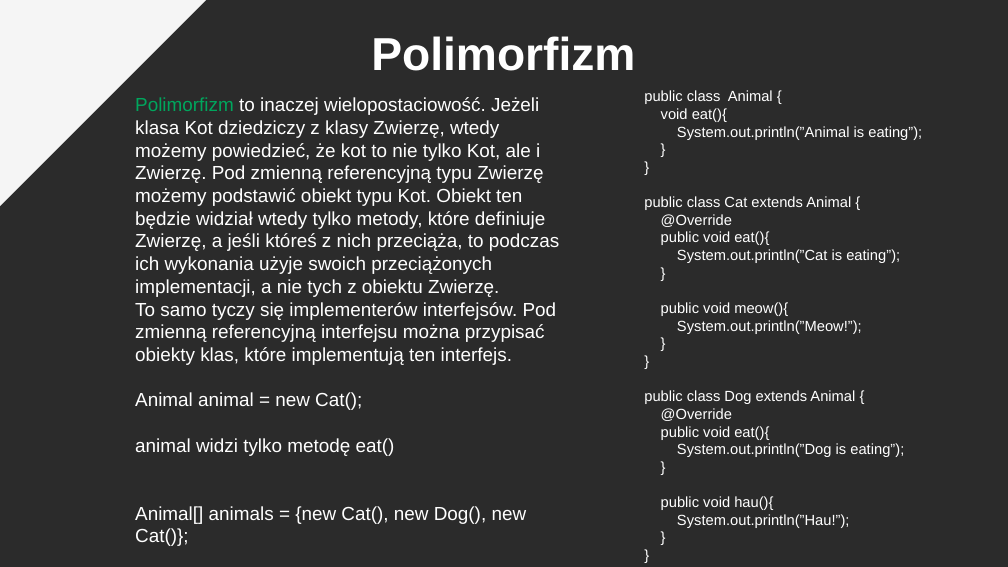
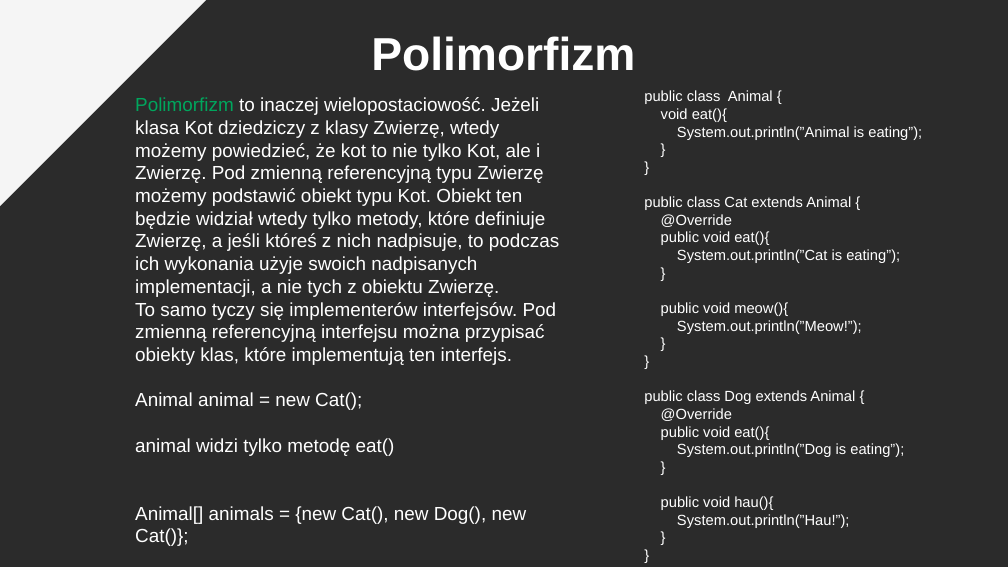
Before and after one commit to pkrajnik/WprowadzenieDoJava4Zajecia, a slide deck: slide 28 of WprowadzenieDoJezykaJAVA_v2_PiotrKrajnik.pptx. Drawn at 1008x567 pixels with LibreOffice and Linux fonts; fonts in the diff are those of the drawing; background and template pictures are left out; a plain dark background stands for a picture behind light text. Boxes give left, top, right and bottom in pixels: in the first picture for what was removed or moved away, otherwise in the second. Text is boxed around its words. In the diff, an @@ line names an element or a change of style, - is before the commit and + after.

Commit message:
Add files via upload
przeciąża -> nadpisuje

```diff
--- a/WprowadzenieDoJezykaJAVA_v2_PiotrKrajnik.pptx
+++ b/WprowadzenieDoJezykaJAVA_v2_PiotrKrajnik.pptx
@@ text at [135, 97, 559, 297]: text changed @@
-Polimorfizm to inaczej wielopostaciowość. Jeżeli klasa Kot dziedziczy z klasy Zwierzę, wtedy możemy powiedzieć, że kot to nie tylko Kot, ale i Zwierzę. Pod zmienną referencyjną typu Zwierzę możemy podstawić obiekt typu Kot. Obiekt ten będzie widział wtedy tylko metody, które definiuje Zwierzę, a jeśli któreś z nich przeciąża, to podczas ich wykonania użyje swoich przeciążonych implementacji, a nie tych z obiektu Zwierzę.
+Polimorfizm to inaczej wielopostaciowość. Jeżeli klasa Kot dziedziczy z klasy Zwierzę, wtedy możemy powiedzieć, że kot to nie tylko Kot, ale i Zwierzę. Pod zmienną referencyjną typu Zwierzę możemy podstawić obiekt typu Kot. Obiekt ten będzie widział wtedy tylko metody, które definiuje Zwierzę, a jeśli któreś z nich nadpisuje, to podczas ich wykonania użyje swoich nadpisanych implementacji, a nie tych z obiektu Zwierzę.
```
Also in this commit, not shown: 2 other slides changed.
